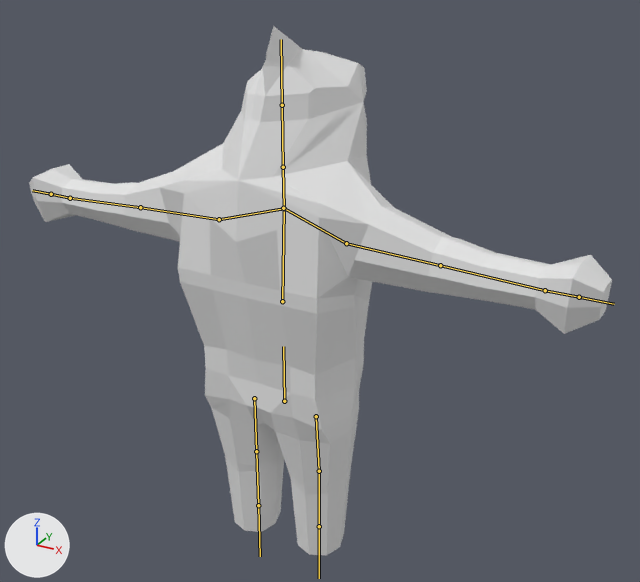
A saved change to the FBX model Assets/Resources/Items/Mobs/Sharkfolk.fbx.
Camera for both pictures: a 50 mm camera at (6.49, -10.7, 9.97) aimed at (0.13, 0.86, 4.19). Arrows for +X, +Y and +Z are at lower left; the lights stay in place. The bones that bend it are drawn over the model as lines.

Objects in the first picture: 'Body'.
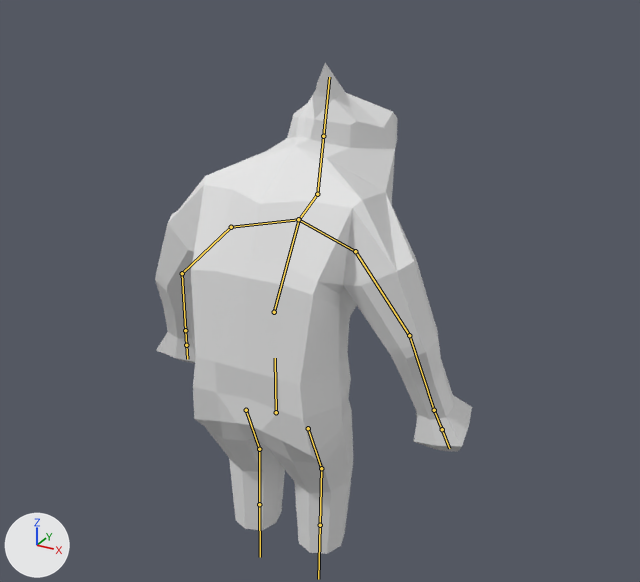
Commit message: Enemies react to damage

The newer file adds an action. The first version stands in its rest pose; the second is drawn at frame 1 of the action 'Armature|Damage'.

Pixel boxes [x1, y1, x2, y2] of what changed, in the pictures (640 x 582 px):
'Body', posed (46% narrower, 7% shorter)
    before: [29, 26, 612, 555]
    after: [155, 63, 472, 554]
bone 'Pelvis', root to tip
    before: (284, 401) to (283, 346)
    after: (276, 412) to (275, 358)
bone 'Spine', root to tip
    before: (282, 301) to (284, 208)
    after: (274, 312) to (299, 219)
bone 'Neck', root to tip
    before: (284, 208) to (283, 167)
    after: (299, 219) to (317, 194)
bone 'Head', root to tip
    before: (283, 167) to (282, 105)
    after: (317, 194) to (323, 136)
bone 'LeftBicep', root to tip
    before: (219, 219) to (140, 207)
    after: (231, 227) to (182, 273)
bone 'LeftArm', root to tip
    before: (140, 207) to (70, 198)
    after: (182, 273) to (185, 330)
bone 'RightBicep', root to tip
    before: (346, 243) to (440, 265)
    after: (355, 251) to (409, 335)
bone 'RightArm', root to tip
    before: (440, 265) to (545, 290)
    after: (409, 335) to (434, 410)
bone 'LeftHip', root to tip
    before: (254, 398) to (256, 451)
    after: (246, 410) to (259, 449)
bone 'LeftLeg', root to tip
    before: (256, 451) to (258, 505)
    after: (259, 449) to (259, 504)
bone 'RightHip', root to tip
    before: (316, 416) to (319, 471)
    after: (308, 428) to (321, 468)
bone 'RightLeg', root to tip
    before: (319, 471) to (319, 526)
    after: (321, 468) to (320, 525)

What the commit changed:
Bone 'Pelvis' (bone_pelvis) moves from (0.0, 0.0, 0.0) to (-0.17, -0.05, 0.0).
Bone 'Spine' (bone_spine) turns from (0, 0, 0) to (0, 0, -29) degrees about its own x, y and z.
Bone 'Neck' (bone_neck) turns from (0, 0, 0) to (0, 0, -37) degrees about its own x, y and z.
Bone 'Head' (bone_head) turns from (0, 0, 0) to (0, 0, 54) degrees about its own x, y and z.
Bone 'LeftBicep' (bone_leftbicep) turns from (0, 0, 0) to (-44, -34, -1) degrees about its own x, y and z.
Bone 'LeftArm' (bone_leftarm) turns from (0, 0, 0) to (-31, -9, -10) degrees about its own x, y and z.
Bone 'RightBicep' (bone_rightbicep) turns from (0, 0, 0) to (49, 27, -6) degrees about its own x, y and z.
Bone 'RightArm' (bone_rightarm) turns from (0, 0, 0) to (23, 2, -17) degrees about its own x, y and z.
Bone 'LeftHip' (bone_lefthip) turns from (0, 0, 0) to (19, -1, 4) degrees about its own x, y and z.
Bone 'LeftLeg' (bone_leftleg) turns from (0, 0, 0) to (-21, -1, -5) degrees about its own x, y and z.
Bone 'RightHip' (bone_righthip) turns from (0, 0, 0) to (-19, 1, 4) degrees about its own x, y and z.
Bone 'RightLeg' (bone_rightleg) turns from (0, 0, 0) to (21, 1, -5) degrees about its own x, y and z.
